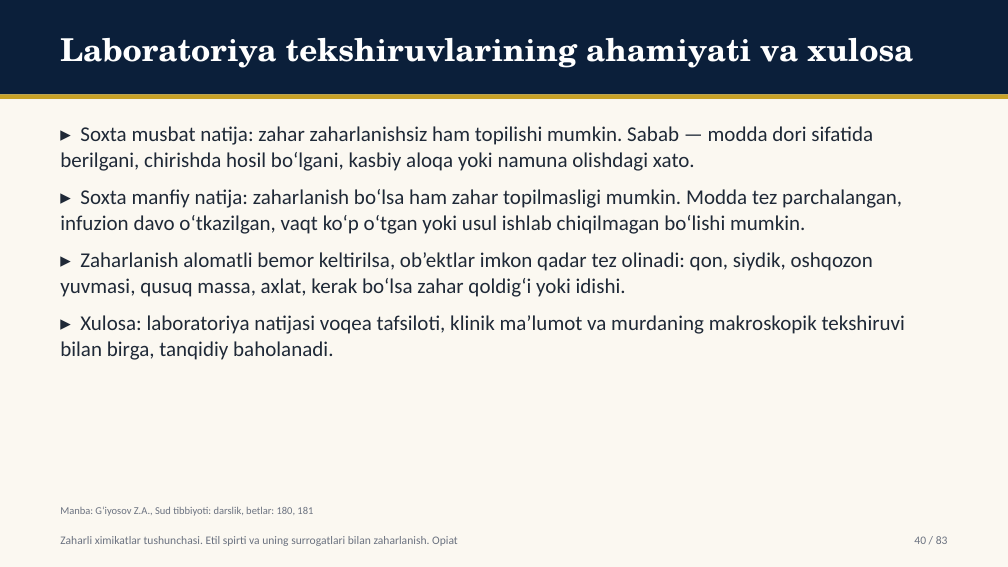
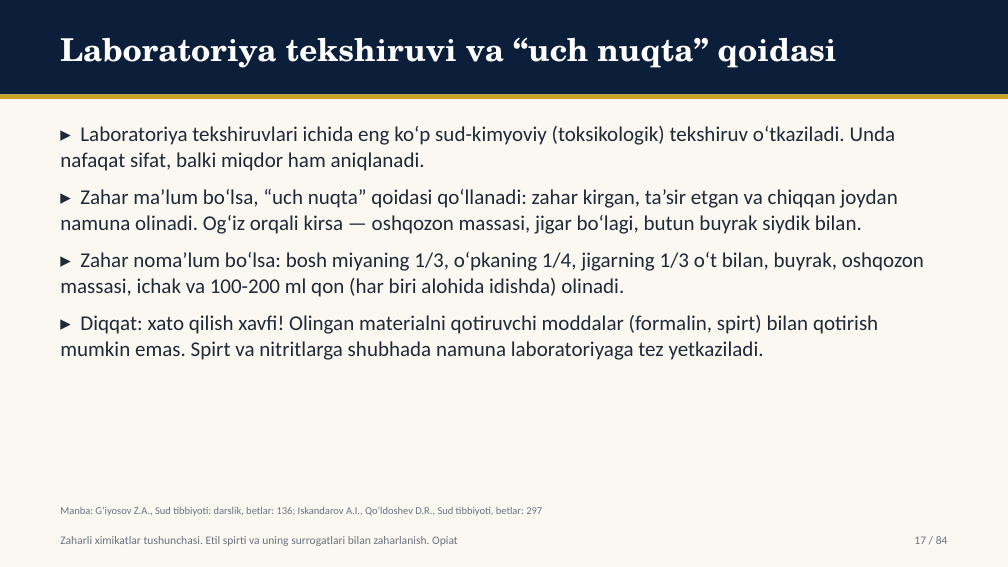
Before and after one commit to davlatsudekspert/forensic-expert, a slide deck: slide 17 of out/ktp26-u-29.pptx (slide 40 before the commit). Drawn at 1008x567 pixels with LibreOffice and Linux fonts; fonts in the diff are those of the drawing. Boxes give left, top, right and bottom in pixels: in the first picture for what was removed or moved away, otherwise in the second. Text is boxed around its words. In the diff, an @@ line names an element or a change of style, - is before the commit and + after.

```diff
--- a/out/ktp26-u-29.pptx
+++ b/out/ktp26-u-29.pptx
@@ text at box(60, 37, 837, 68): text changed @@
-Laboratoriya tekshiruvlarining ahamiyati va xulosa
+Laboratoriya tekshiruvi va “uch nuqta” qoidasi
@@ text at box(60, 126, 924, 360): text changed @@
-▸ Soxta musbat natija: zahar zaharlanishsiz ham topilishi mumkin. Sabab — modda dori sifatida berilgani, chirishda hosil bo‘lgani, kasbiy aloqa yoki namuna olishdagi xato.
-▸ Soxta manfiy natija: zaharlanish bo‘lsa ham zahar topilmasligi mumkin. Modda tez parchalangan, infuzion davo o‘tkazilgan, vaqt ko‘p o‘tgan yoki usul ishlab chiqilmagan bo‘lishi mumkin.
-▸ Zaharlanish alomatli bemor keltirilsa, ob’ektlar imkon qadar tez olinadi: qon, siydik, oshqozon yuvmasi, qusuq massa, axlat, kerak bo‘lsa zahar qoldig‘i yoki idishi.
-▸ Xulosa: laboratoriya natijasi voqea tafsiloti, klinik ma’lumot va murdaning makroskopik tekshiruvi bilan birga, tanqidiy baholanadi.
+▸ Laboratoriya tekshiruvlari ichida eng ko‘p sud-kimyoviy (toksikologik) tekshiruv o‘tkaziladi. Unda nafaqat sifat, balki miqdor ham aniqlanadi.
+▸ Zahar ma’lum bo‘lsa, “uch nuqta” qoidasi qo‘llanadi: zahar kirgan, ta’sir etgan va chiqqan joydan namuna olinadi. Og‘iz orqali kirsa — oshqozon massasi, jigar bo‘lagi, butun buyrak siydik bilan.
+▸ Zahar noma’lum bo‘lsa: bosh miyaning 1/3, o‘pkaning 1/4, jigarning 1/3 o‘t bilan, buyrak, oshqozon massasi, ichak va 100-200 ml qon (har biri alohida idishda) olinadi.
+▸ Diqqat: xato qilish xavfi! Olingan materialni qotiruvchi moddalar (formalin, spirt) bilan qotirish mumkin emas. Spirt va nitritlarga shubhada namuna laboratoriyaga tez yetkaziladi.
@@ text at box(60, 506, 542, 516): text changed @@
-Manba: G‘iyosov Z.A., Sud tibbiyoti: darslik, betlar: 180, 181
+Manba: G‘iyosov Z.A., Sud tibbiyoti: darslik, betlar: 136; Iskandarov A.I., Qo‘ldoshev D.R., Sud tibbiyoti, betlar: 297
@@ text at box(914, 536, 948, 544): text changed @@
-40 / 83
+17 / 84
```
Also in this commit, not shown: 58 other slides changed, 23 slides added, 22 slides removed, 32 other files.
